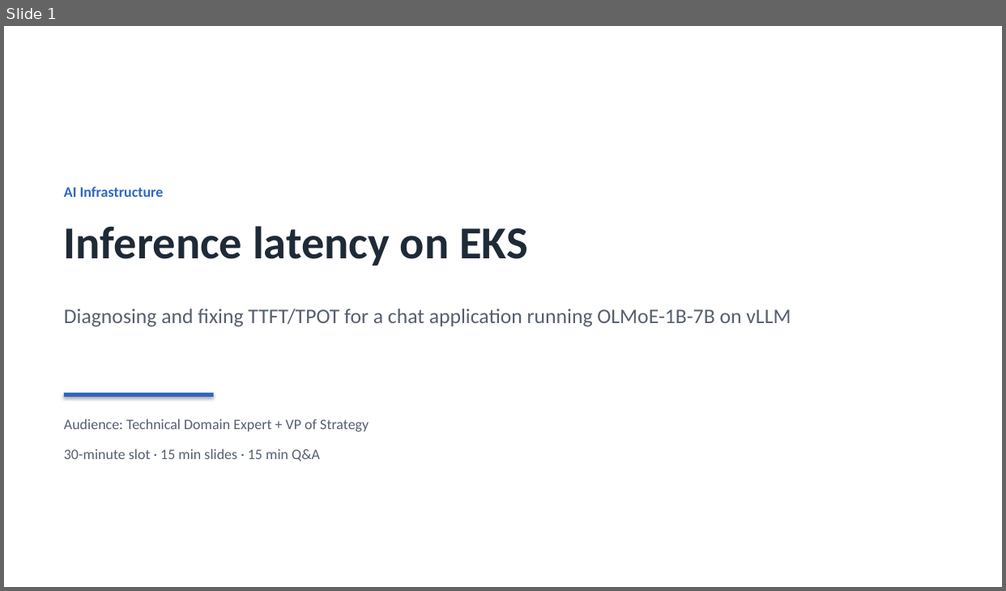
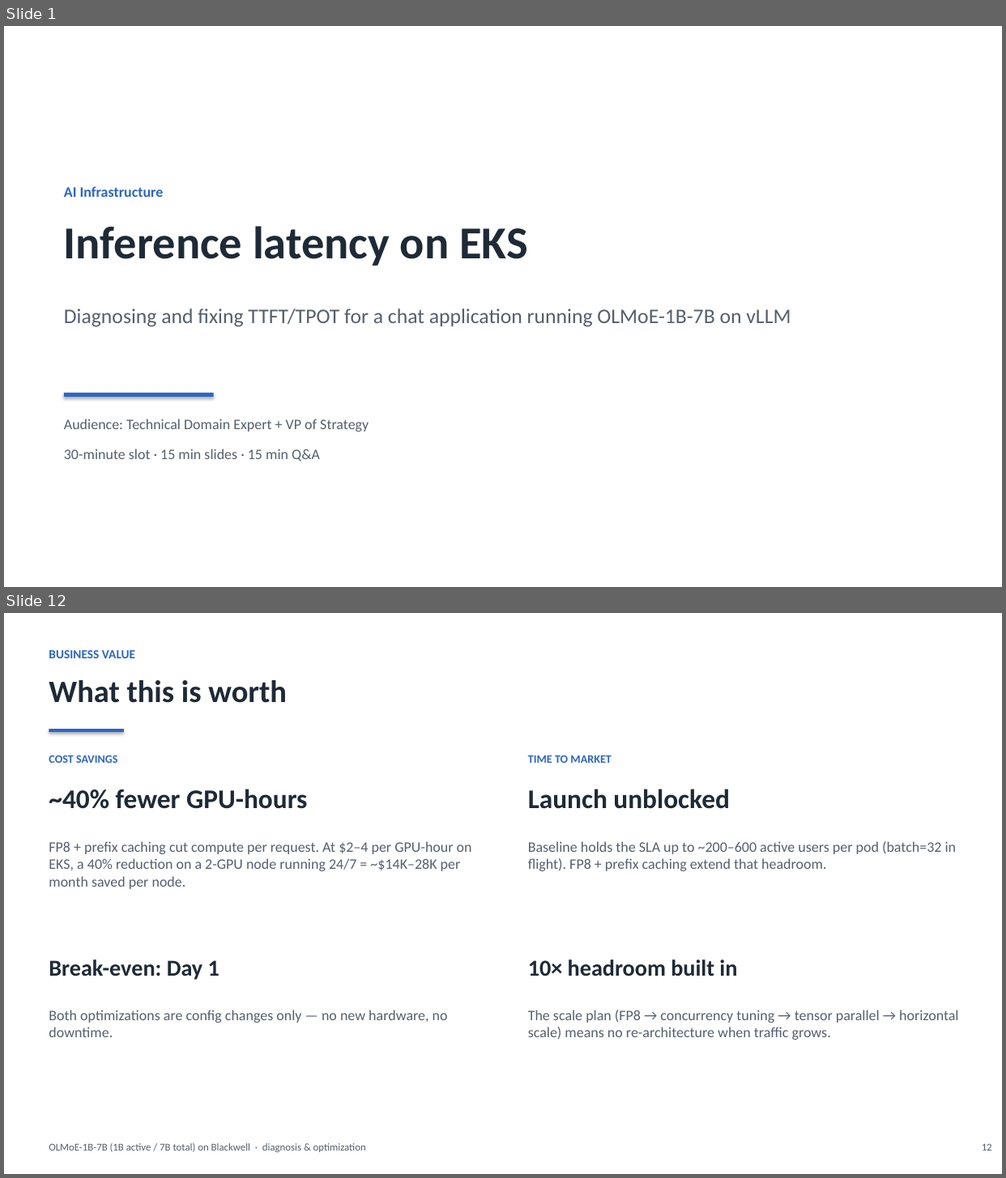
Before and after one commit to harishvs/moe-inference-optimize, a slide deck: talk/deck.pptx. Shown one above the other, each under a label of ours: slide 1 before the commit, slides 1 and 12 after it; the slides between them are not shown. The pictures are 1006x591 and 1006x1178 pixels, drawn with LibreOffice and Linux fonts; fonts in the diff are those of the drawing. Boxes give left, top, right and bottom in pixels: in the first picture for what was removed or moved away, otherwise in the second. Text is boxed around its words. In the diff, an @@ line names an element or a change of style, - is before the commit and + after.

```diff
--- a/talk/deck.pptx
+++ b/talk/deck.pptx
@@ slide 12 added at [4, 613, 1002, 1174], background #FFFFFF @@
@@ text added at [49, 650, 135, 658], 12 pt, text #2E66C2, bold @@
+BUSINESS VALUE
@@ text added at [49, 680, 287, 703], 30 pt, text #1F2A37, bold @@
+What this is worth
@@ rectangle added at [49, 729, 124, 732], fill #2E66C2 @@
@@ text added at [49, 755, 118, 763], 11 pt, text #2E66C2, bold @@
+COST SAVINGS
@@ text added at [528, 755, 612, 763], 11 pt, text #2E66C2, bold @@
+TIME TO MARKET
@@ text added at [49, 789, 307, 809], 26 pt, text #1F2A37, bold @@
+~40% fewer GPU-hours
@@ text added at [528, 789, 730, 809], 26 pt, text #1F2A37, bold @@
+Launch unblocked
@@ text added at [49, 841, 472, 889], 14 pt, text #555F6E @@
+FP8 + prefix caching cut compute per request. At $2–4 per GPU-hour on EKS, a 40% reduction on a 2-GPU node running 24/7 = ~$14K–28K per month saved per node.
@@ text added at [528, 841, 957, 871], 14 pt, text #555F6E @@
+Baseline holds the SLA up to ~200–600 active users per pod (batch=32 in flight). FP8 + prefix caching extend that headroom.
@@ text added at [49, 960, 219, 980], 22 pt, text #1F2A37, bold @@
+Break-even: Day 1
@@ text added at [528, 960, 737, 977], 22 pt, text #1F2A37, bold @@
+10× headroom built in
@@ text added at [49, 1010, 448, 1037], 14 pt, text #555F6E @@
+Both optimizations are config changes only — no new hardware, no downtime.
@@ text added at [528, 1010, 958, 1040], 14 pt, text #555F6E @@
+The scale plan (FP8 → concurrency tuning → tensor parallel → horizontal scale) means no re-architecture when traffic grows.
@@ text added at [49, 1144, 366, 1152], 10 pt, text #555F6E @@
+OLMoE-1B-7B (1B active / 7B total) on Blackwell · diagnosis & optimization
@@ text added at [982, 1144, 992, 1151], 10 pt, text #555F6E @@
+12
```
Also in this commit, not shown: 13 slides changed, 3 other slides added, 1 slide removed, 5 other files.
